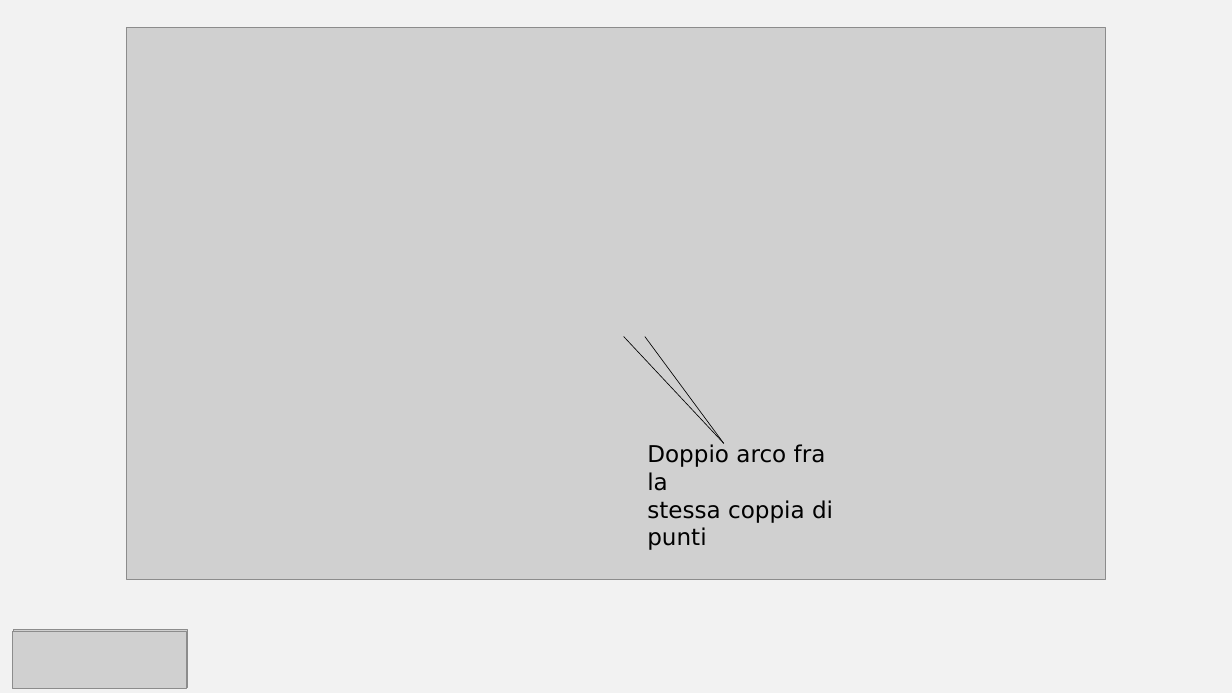
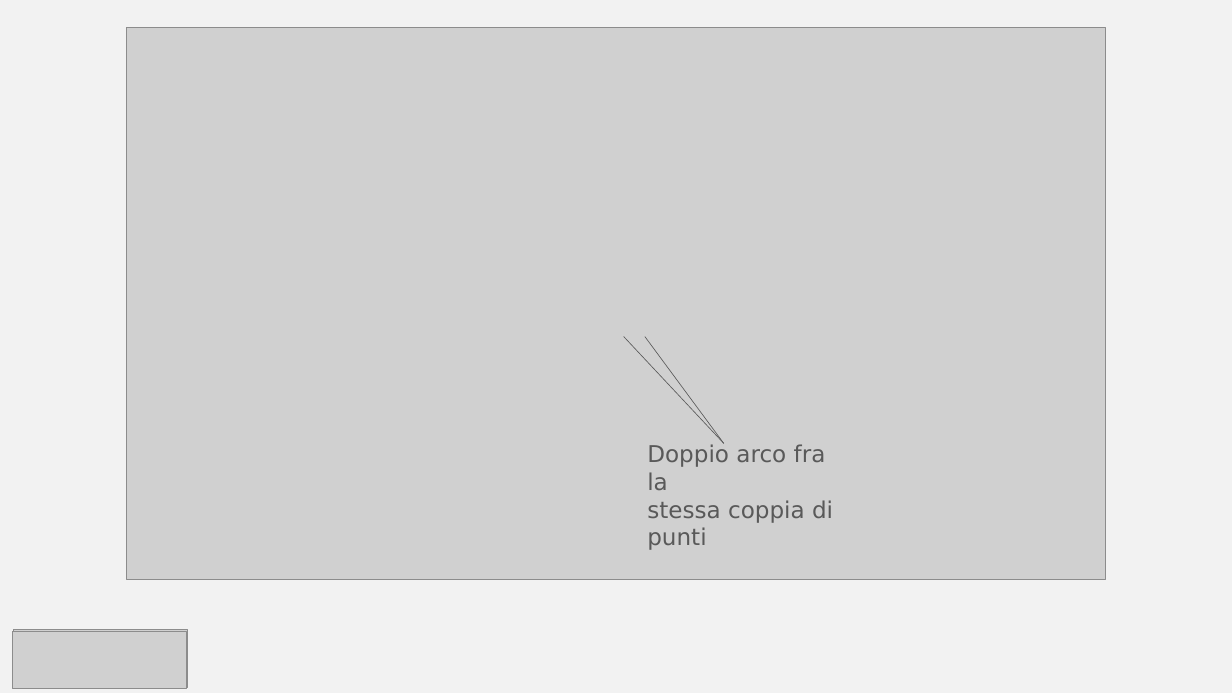
Before and after one commit to fratorgano/dimensionality-reduction, a slide deck: slide 10 of umap/UMAP.pptx. Drawn at 1232x693 pixels with LibreOffice and Linux fonts; fonts in the diff are those of the drawing; grey boxes stand for pictures. Boxes give left, top, right and bottom in pixels: in the first picture for what was removed or moved away, otherwise in the second. Text is boxed around its words. In the diff, an @@ line names an element or a change of style, - is before the commit and + after.

Commit message:
changed main font color

```diff
--- a/umap/UMAP.pptx
+++ b/umap/UMAP.pptx
@@ line (624, 336) - (724, 444): stroke #000000 0.5 pt to #595959 0.5 pt @@
@@ line (645, 336) - (724, 444): stroke #000000 0.5 pt to #595959 0.5 pt @@
@@ text "Doppio arco fra la" at (647,443,833,550): text colour #000000 to #595959 @@
```
Also in this commit, not shown: 11 other slides changed.
